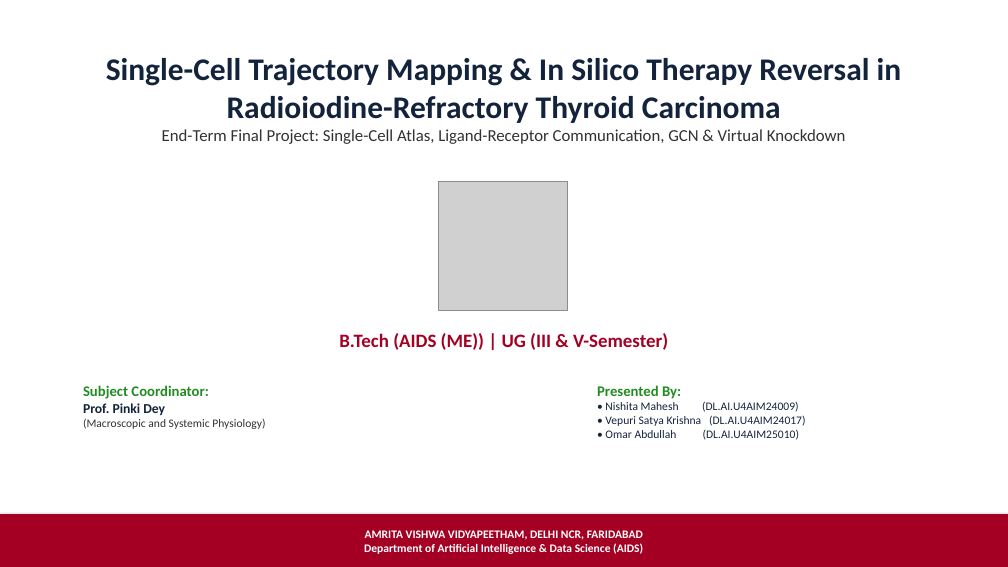
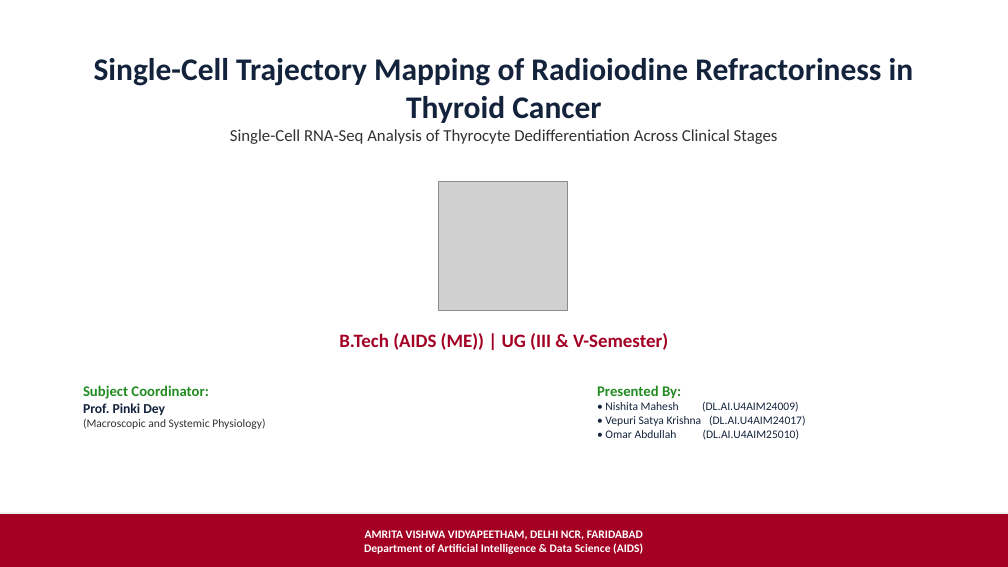
Before and after one commit to SatyaKrishna2811/thyroid_scRNA, a slide deck: slide 1 of Single-Cell Trajectory Mapping of Radioiodine Refractoriness in Thyroid Cancer_EndTerm.pptx. Drawn at 1008x567 pixels with LibreOffice and Linux fonts; fonts in the diff are those of the drawing; grey boxes stand for pictures. Boxes give left, top, right and bottom in pixels: in the first picture for what was removed or moved away, otherwise in the second. Text is boxed around its words. In the diff, an @@ line names an element or a change of style, - is before the commit and + after.

Commit message:
Update end-term PPTX to 21 slides: add missing objectives, pipeline, tools, dataset, and atlas annotation slides

```diff
--- a/Single-Cell Trajectory Mapping of Radioiodine Refractoriness in Thyroid Cancer_EndTerm.pptx
+++ b/Single-Cell Trajectory Mapping of Radioiodine Refractoriness in Thyroid Cancer_EndTerm.pptx
@@ text at (94, 58, 914, 144): text changed; size 30 to 16 pt; text colour #14233C to #323232; bold off @@
-Single-Cell Trajectory Mapping & In Silico Therapy Reversal in Radioiodine-Refractory Thyroid Carcinoma
-End-Term Final Project: Single-Cell Atlas, Ligand-Receptor Communication, GCN & Virtual Knockdown
+Single-Cell Trajectory Mapping of Radioiodine Refractoriness in Thyroid Cancer
+Single-Cell RNA-Seq Analysis of Thyrocyte Dedifferentiation Across Clinical Stages
```
Also in this commit, not shown: 14 other slides changed, 5 slides added.
